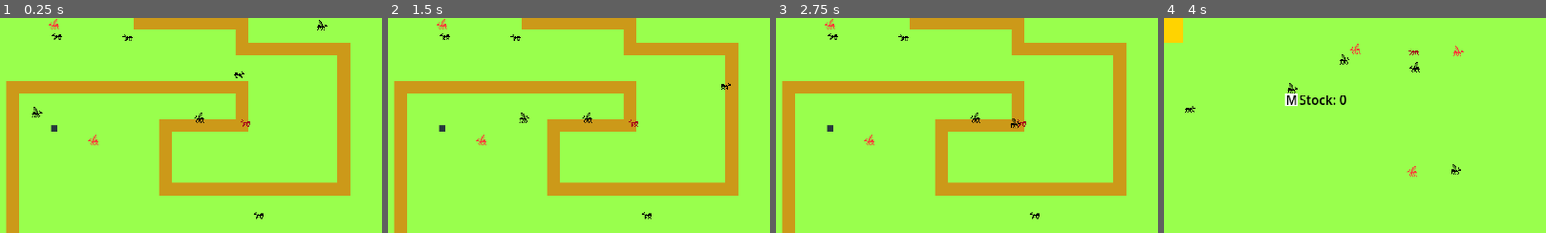
Above: before the commit, frames 1-4 (left to right).
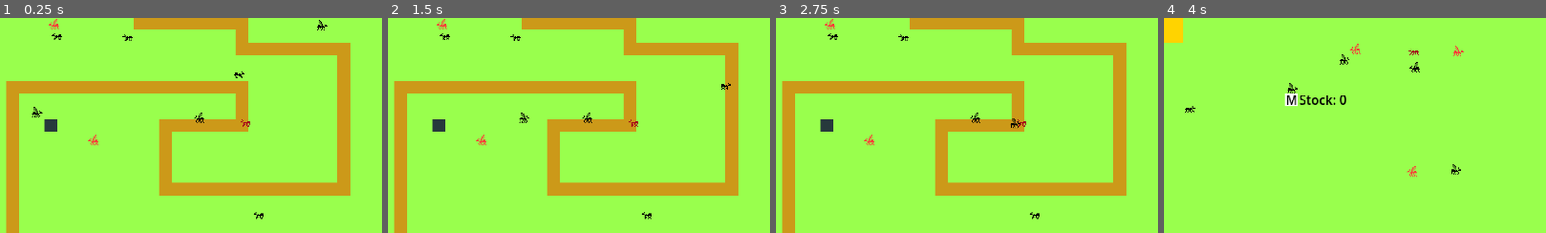
Above: after the commit, the same moments.

Repository: Harrimaga/LD56
Game: Godot game, scene res://Scenes/Main.tscn
Same seed, same stepped clock (60 frames per second), same inputs: the game is played once before the commit and once after it.
Inputs:
- Up to frame 1 (0.25 s): no input
- Up to frame 2 (1.5 s): click "1" at 0.5 s; click "1" at 1.25 s
- Up to frame 3 (2.75 s): click "1" at 2 s
- Up to frame 4 (4 s): click "1" at 2.75 s; click ">" at 3.5 s
The pictures show only the part of the screen within x 0-50%, y 40-90%; the shares and areas given below are measured in that part.

The runs differ from the first frame. In frame 1, 0.2% of the frame differs, in the area x 11-15%, y 47-53%; in frame 2, 0.2%; in frame 3, 0.2%; in frame 4, nothing differs.

Commit message:
Fixed the tower offset

Diff:
--- a/Scenes/Locations/BasicTower.tscn
+++ b/Scenes/Locations/BasicTower.tscn
@@ -5,7 +5,5 @@
 
 [node name="BasicTower" type="Sprite2D"]
 self_modulate = Color(0.154945, 0.222112, 0.236775, 1)
-scale = Vector2(2, 2)
 texture = ExtResource("1_7wde1")
-offset = Vector2(8, 8)
 script = ExtResource("2_2ten8")
Not shown: 1 places in Scenes/Main.tscn that only renumber resources
